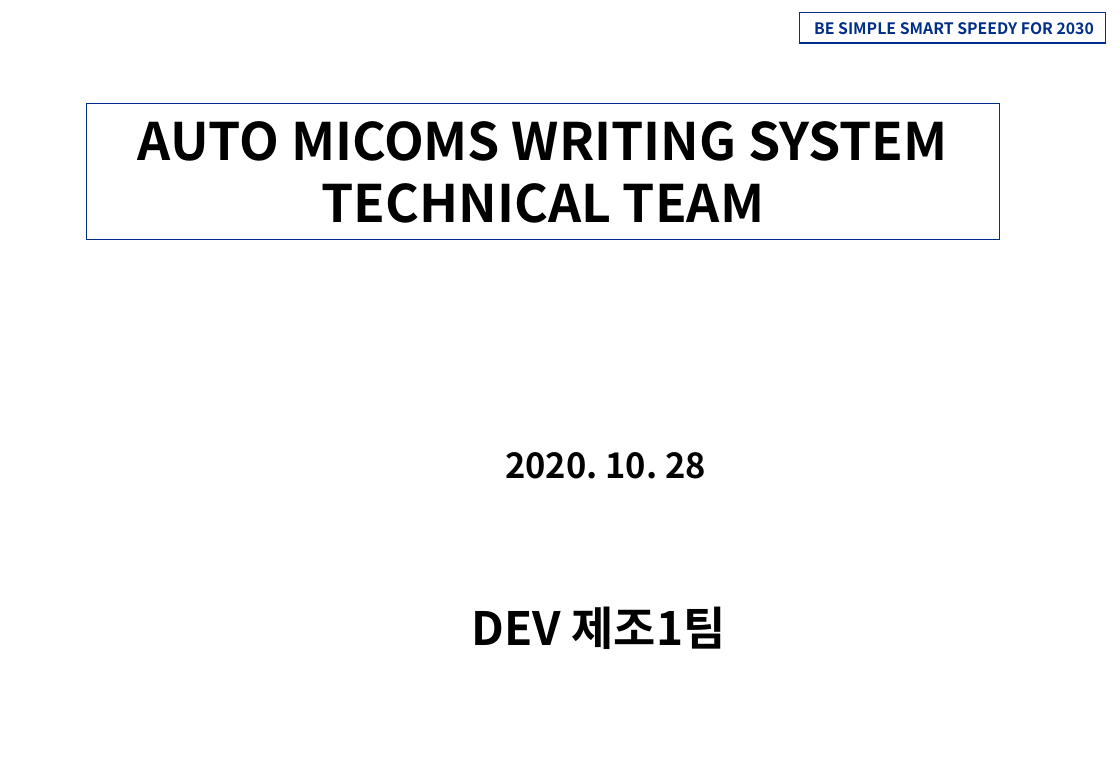
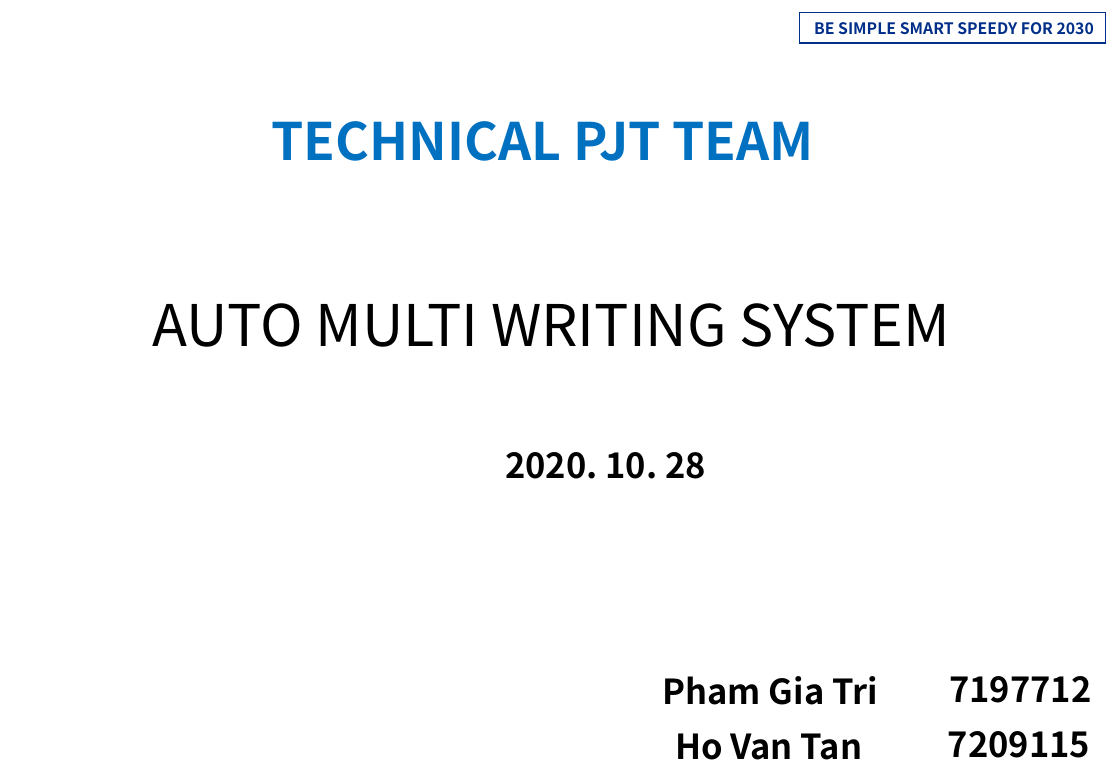
Before and after one commit to Paztty/Micom-Inline, a slide deck: slide 1 of 4. Report/A_MS part 1.pptx. Drawn at 1120x775 pixels with LibreOffice and Linux fonts; fonts in the diff are those of the drawing; background and template pictures are left out. Boxes give left, top, right and bottom in pixels: in the first picture for what was removed or moved away, otherwise in the second. Text is boxed around its words. In the diff, an @@ line names an element or a change of style, - is before the commit and + after.

```diff
--- a/4. Report/A_MS part 1.pptx
+++ b/4. Report/A_MS part 1.pptx
@@ text "TECHNICAL PJT TEAM": place and size @@
-text "TECHNICAL PJT TEAM" at [86, 103, 999, 239]
+text "TECHNICAL PJT TEAM" at [272, 121, 814, 161]
@@ text "TECHNICAL PJT TEAM" at [272, 121, 814, 161]: outline #002E89 0.25 pt to none @@
@@ text at [272, 121, 814, 161]: text changed; text colour #000000 to #0070C0 @@
-AUTO MICOMS WRITING SYSTEM
-TECHNICAL TEAM
+TECHNICAL PJT TEAM
@@ text added at [152, 303, 950, 347], 40 pt, text #000000 @@
+AUTO MULTI WRITING SYSTEM
@@ text removed at [472, 606, 726, 649] @@
-DEV 제조1팀
@@ text added at [662, 676, 877, 705], 24 pt, text #000000, bold @@
+Pham Gia Tri
@@ text added at [949, 676, 1091, 703], 24 pt, text #000000, bold @@
+7197712
@@ text added at [675, 733, 862, 760], 24 pt, text #000000, bold @@
+Ho Van Tan
@@ text added at [948, 731, 1090, 758], 24 pt, text #000000, bold @@
+7209115
```
Also in this commit, not shown: 4 other slides changed, 4 slides added, 7 slides removed, 21 other files.
